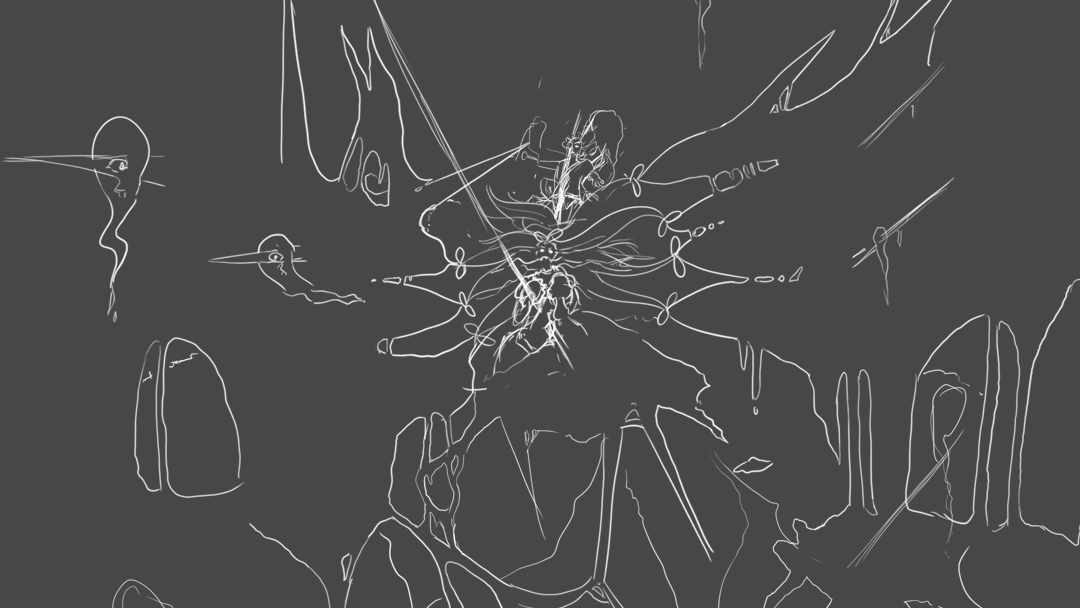
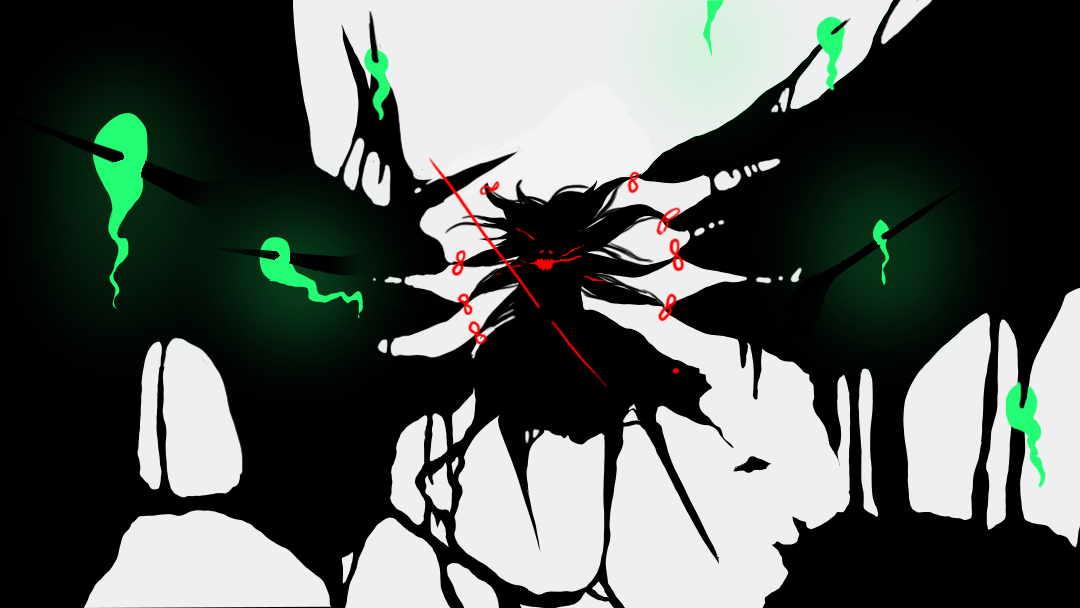
Layer changes from the first 1080x608 image to the second:
added layer "Layer 13" above "Layer 11" over 3, 17, 971, 340
added layer "Layer 11" above "Layer 12" over 92, 0, 1046, 488
added layer "Layer 12" above "Layer 10" over 0, 0, 1030, 434
added layer "Layer 10" above "Layer 6" over 427, 156, 685, 390
hid "Layer 6" over 0, 0, 1080, 608
added layer "Layer 8" above "Layer 9" over 83, 0, 1080, 608
"Layer 1": opacity 72% → 100% over 0, 0, 1080, 608
